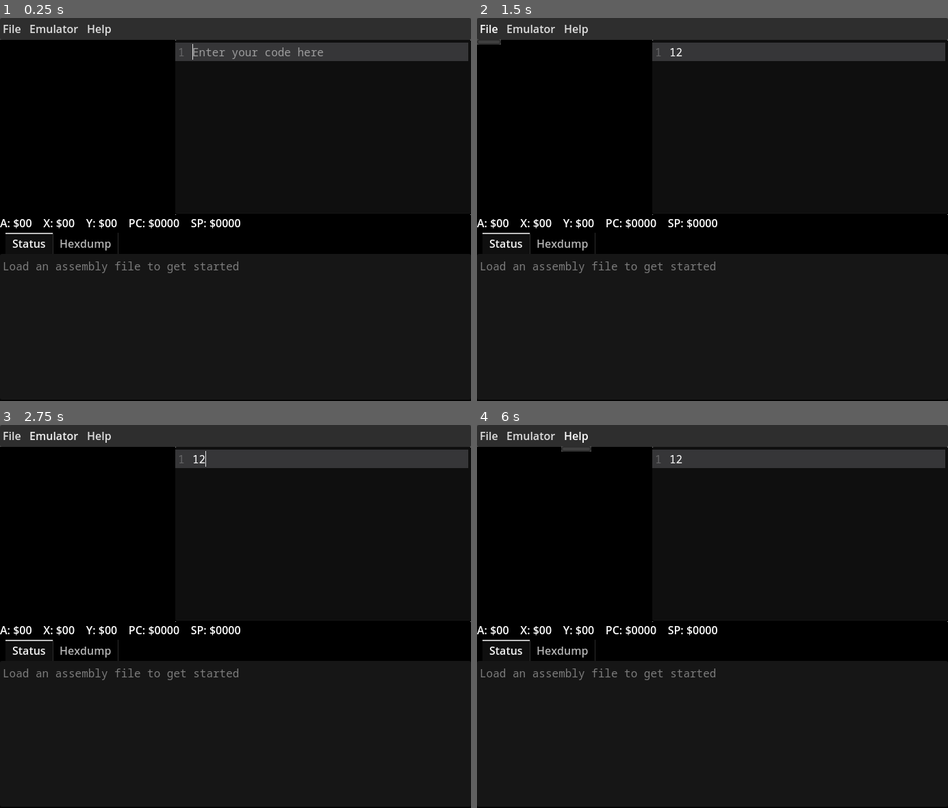
Above: before the commit, frames 1-4 (two rows, left to right).
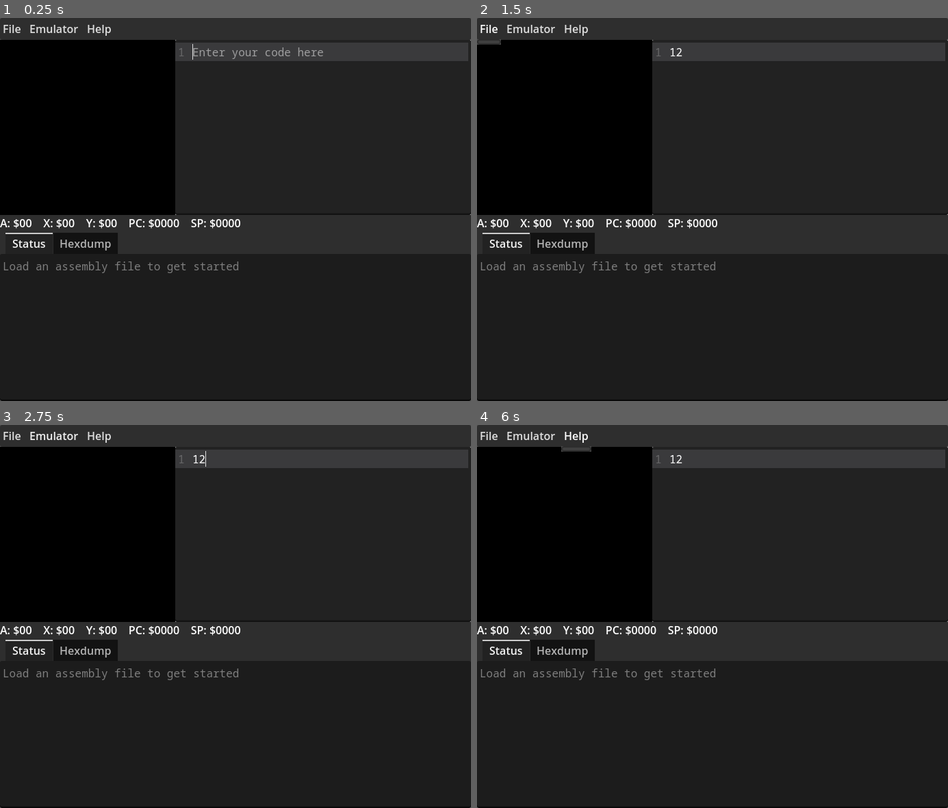
Above: after the commit, the same moments.

Repository: Eggbertx/GD6502-IDE
Game: Godot game, scene res://src/Main.tscn
The game is run twice, just before and just after one commit, with the same random seed, the same clock (stepped at 60 frames per second) and the same inputs.
Inputs (mouse positions are in pixels of both pictures, inside the frame that each line leads up to):
- Up to frame 1 (0.25 s): no input
- Up to frame 2 (1.5 s): click (801, 129) at 0.52 s; type "12" at 0.6 s; click "File" at 1.25 s
- Up to frame 3 (2.75 s): click "Emulator" at 2 s
- Up to frame 4 (6 s): click "File" at 2.75 s; click "Emulator" at 3.5 s; click "File" at 4.25 s; click "Emulator" at 5 s; click "Help" at 5.75 s

The runs differ from the first frame. In frame 1, 8.5% of the frame differs, in the area x 0-100%, y 5-100%; in frame 2, 8.5%; in frame 3, 8.5%; in frame 4, 8.5%.

Commit message:
Set the screen size so it draws correctly

Diff:
--- a/project.godot
+++ b/project.godot
@@ -18,6 +18,11 @@
 config/icon="res://assets/icon.png"
 config/windows_native_icon="res://assets/icon.ico"
 
+[debug]
+
+gdscript/warnings/integer_division=0
+gdscript/warnings/int_as_enum_without_cast=0
+
 [display]
 
 window/size/viewport_width=688
--- a/src/Screen.tscn
+++ b/src/Screen.tscn
@@ -1,10 +1,7 @@
-[gd_scene load_steps=3 format=2]
+[gd_scene load_steps=2 format=3 uid="uid://de851dmqya5ph"]
 
-[ext_resource path="res://src/Screen.gd" type="Script" id=1]
-
-[sub_resource type="ImageTexture" id=1]
-size = Vector2( 32, 32 )
+[ext_resource type="Script" path="res://src/Screen.gd" id="1"]
 
 [node name="Screen" type="Sprite2D"]
-texture = SubResource( 1 )
-script = ExtResource( 1 )
+scale = Vector2(256, 256)
+script = ExtResource("1")
--- a/src/UI.tscn
+++ b/src/UI.tscn
@@ -67,7 +67,7 @@
 grow_vertical = 2
 
 [node name="Screen" parent="MainPanel" instance=ExtResource("2")]
-scale = Vector2(256, 256)
+scale = Vector2(8, 8)
 centered = false
 
 [node name="CodeEdit" type="CodeEdit" parent="MainPanel"]
Not shown: 1 places in src/UI.tscn that only renumber resources
